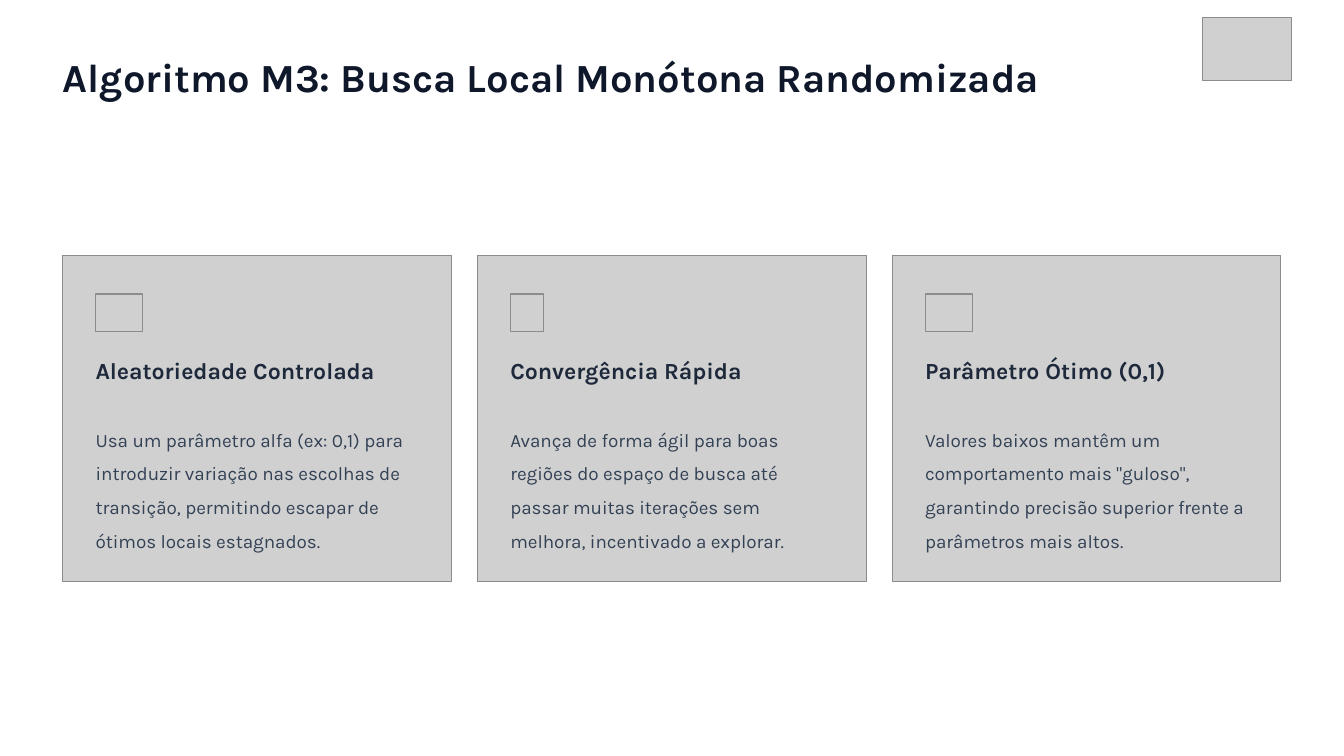
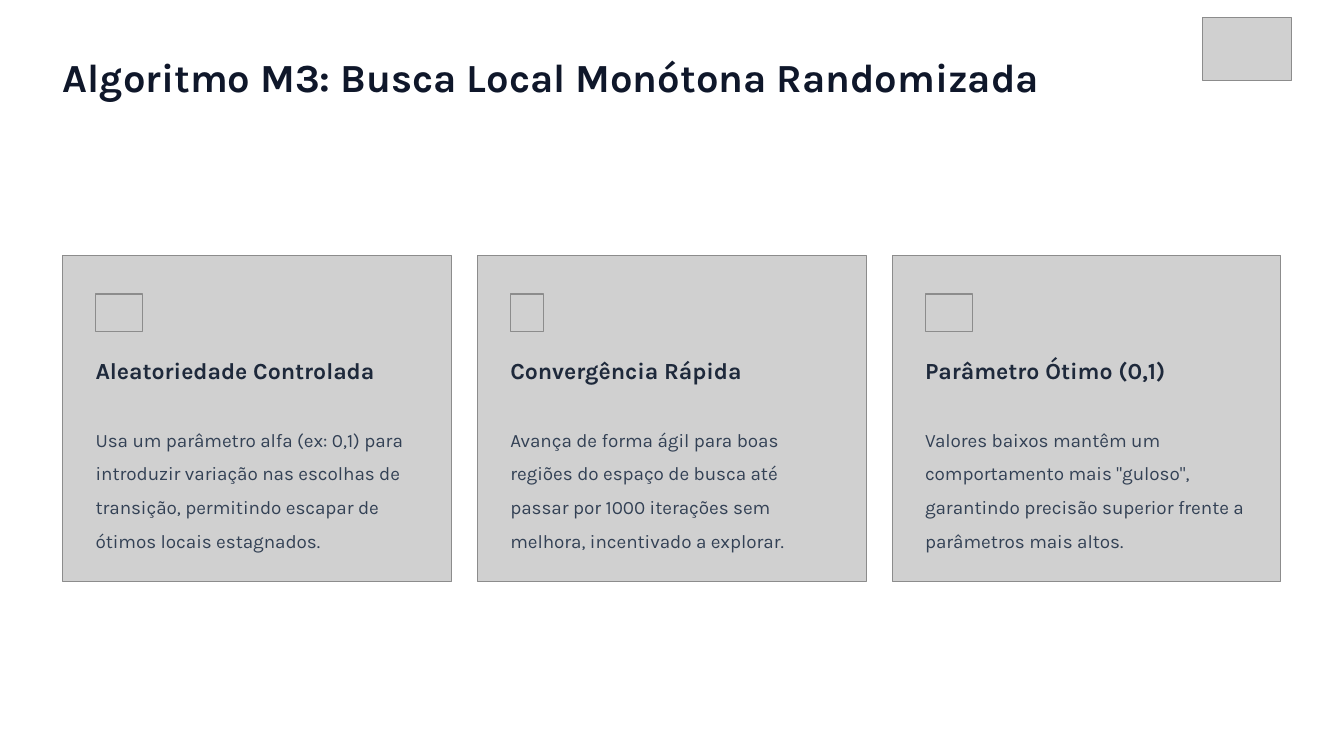
Before and after one commit to Acanixz/teoria-computacao, a slide deck: slide 4 of M2-M3 - Apresentacao Busca Heuristica - Gustavo_Herick_Lorina_Luiz.pptx. Drawn at 1344x756 pixels with LibreOffice and Linux fonts; fonts in the diff are those of the drawing; grey boxes stand for pictures; background and template pictures are left out. Boxes give left, top, right and bottom in pixels: in the first picture for what was removed or moved away, otherwise in the second. Text is boxed around its words. In the diff, an @@ line names an element or a change of style, - is before the commit and + after.

```diff
--- a/M2-M3 - Apresentacao Busca Heuristica - Gustavo_Herick_Lorina_Luiz.pptx
+++ b/M2-M3 - Apresentacao Busca Heuristica - Gustavo_Herick_Lorina_Luiz.pptx
@@ text at bbox=[510, 433, 784, 553]: text changed @@
-Avança de forma ágil para boas regiões do espaço de busca até passar muitas iterações sem melhora, incentivado a explorar.
+Avança de forma ágil para boas regiões do espaço de busca até passar por 1000 iterações sem melhora, incentivado a explorar.
```
Also in this commit, not shown: 1 other slide changed.
